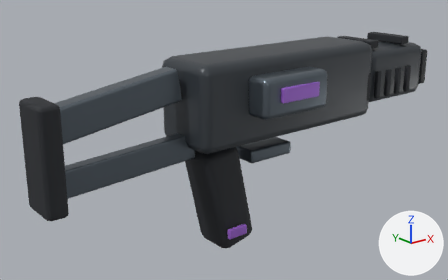
The glTF model phenotypes/operators/equipment/level1-drafts/models/T01.glb as it was, and as the next commit left it.
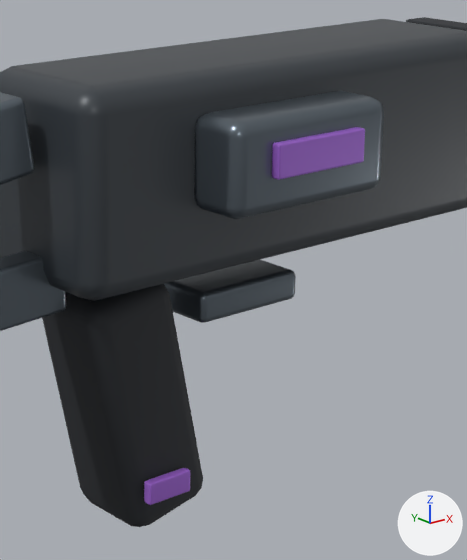
There are two pictures of each version: one whole from a camera (50 mm lens) standing at (-0.757, -0.824, 0.278) and looking at (-0.073, 0.031, -0.064), one close up on the part from 37% to 81% of the width and 10% to 94% of the height. Arrows for +X, +Y and +Z are at lower right; the lights stay in place. The last two pictures show the newer version. Where no turn or scale is listed for an object, it has been applied to the vertices.

Names of what the first close-up shows: 'T01__Diagnostic_marker', 'T01__Diagnostic_module', 'T01__Grip', 'T01__Grip_role_marker', 'T01__Lower_guard', 'T01__Modular_body', 'T01__Rear_lower', 'T01__Rear_upper' and 1 more.
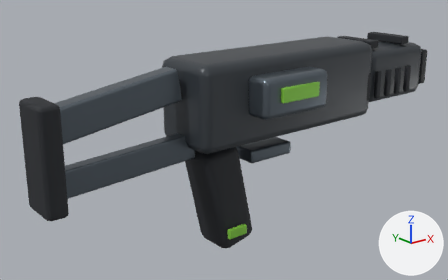
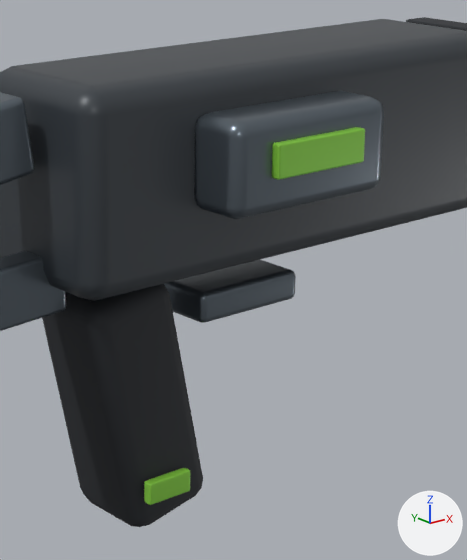
What differs and where, as boxes [x1, y1, x2, y2] in the close-ups (467 x 560 px):
'T01__Diagnostic_marker', recoloured (purple to green): [272, 127, 365, 180] in both
'T01__Grip_role_marker', recoloured (purple to green): [144, 468, 190, 505] in both

Edits to the bpy script that builds the scene:
```text
Add mat_t_lime:
    mat_t_lime = principled_material('T_Lime')
    mat_t_lime.base_color = (0.258, 0.651, 0.0612)  # green #8bd346
    mat_t_lime.metallic = 0.25
    mat_t_lime.roughness = 0.4
Change me_cube_129:
    where me_cube_129.from_pydata(...)  # 56 vertices, 108 faces; spans x -0.0425..0.0425, y -0.004..0.004, z -0.0125..0.0125
    remove me_cube_129.materials.append(mat_t_violet)  # purple #a469d7
    add me_cube_129.materials.append(mat_t_lime)  # green #8bd346
Change me_cube_142:
    where me_cube_142.from_pydata(...)  # 56 vertices, 108 faces; spans x -0.02..0.02, y -0.004..0.004, z -0.009..0.009
    remove me_cube_142.materials.append(mat_t_violet)  # purple #a469d7
    add me_cube_142.materials.append(mat_t_lime)  # green #8bd346
```
